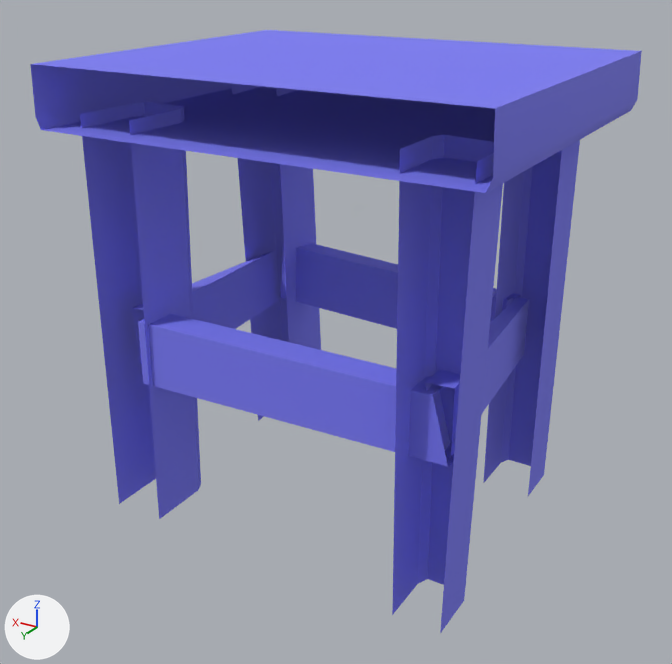
Renders of the FBX model Assets/3D/Environment/Stool.FBX from each side of a commit.
Both versions are drawn from a camera (50 mm lens) standing at (-2.78, 4.73, 3.48) and looking at (0.0, 0.11, 1.17). Lighting does not change. The marker at lower left points along +X, +Y and +Z. Where no turn or scale is listed for an object, it has been applied to the vertices.

Objects in the first picture: 'stool'.
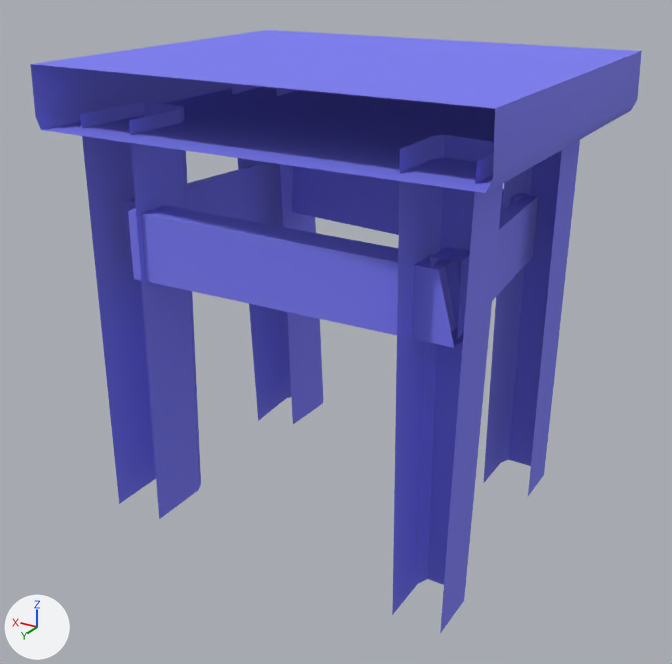
Where the change shows, as pixel boxes (x1, y1, x2, y2) in the pictures (672 x 664 px; the box of a moved part takes in the faces that stretch with it):
```json
{"part": 1, "of": "me_mesh", "change": "moved or reshaped", "before": [425, 298, 529, 458], "after": [430, 195, 538, 339]}
{"part": 2, "of": "me_mesh", "change": "moved or reshaped", "before": [131, 250, 281, 369], "after": [121, 162, 278, 268]}
{"part": 3, "of": "me_mesh", "change": "moved or reshaped", "before": [138, 314, 454, 467], "after": [128, 205, 464, 348]}
{"part": 4, "of": "me_mesh", "change": "moved or reshaped", "before": [280, 243, 521, 329], "after": [278, 166, 529, 235]}
```

Scene script edits in JSON lines:
```json
{"block": "me_mesh", "where": "me_mesh.from_pydata(...)  # 94 vertices, 48 faces; spans x -1.38..1.3, y -1.22..1.14, z -0.01..2.83"}
{"block": "me_mesh", "where": "# used by ob_stool; location = (0.0, 0.0, 0.0)"}
{"block": "me_mesh", "change": "me_mesh part 1: the loose piece of 8 vertices spanning x -1.12..-0.89, y -0.7..0.82, z 0.93..1.36 is moved by (0.0, 0.0, 0.68)"}
{"block": "me_mesh", "change": "me_mesh part 2: the loose piece of 8 vertices spanning x 0.79..1.05, y -0.71..0.82, z 0.91..1.38 is moved by (0.0, 0.0, 0.68)"}
{"block": "me_mesh", "change": "me_mesh part 3: the loose piece of 8 vertices spanning x -1.13..0.86, y 0.65..0.96, z 0.93..1.36 is moved by (0.0, 0.0, 0.68)"}
{"block": "me_mesh", "change": "me_mesh part 4: the loose piece of 8 vertices spanning x -0.87..0.92, y -0.87..-0.58, z 0.91..1.38 is moved by (0.0, 0.0, 0.68)"}
```
